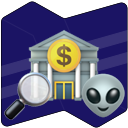
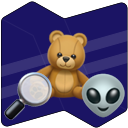
Two versions of the same layered image (128 × 128). Layer-by-layer changes:
renamed "🏦" to "🧸", painted on it over (28, 29, 100, 101)
